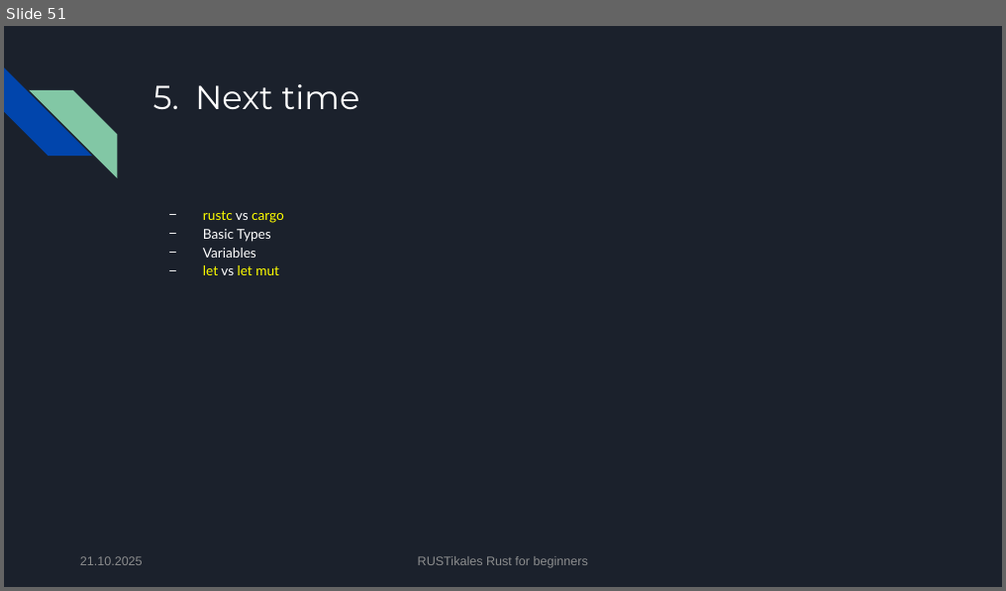
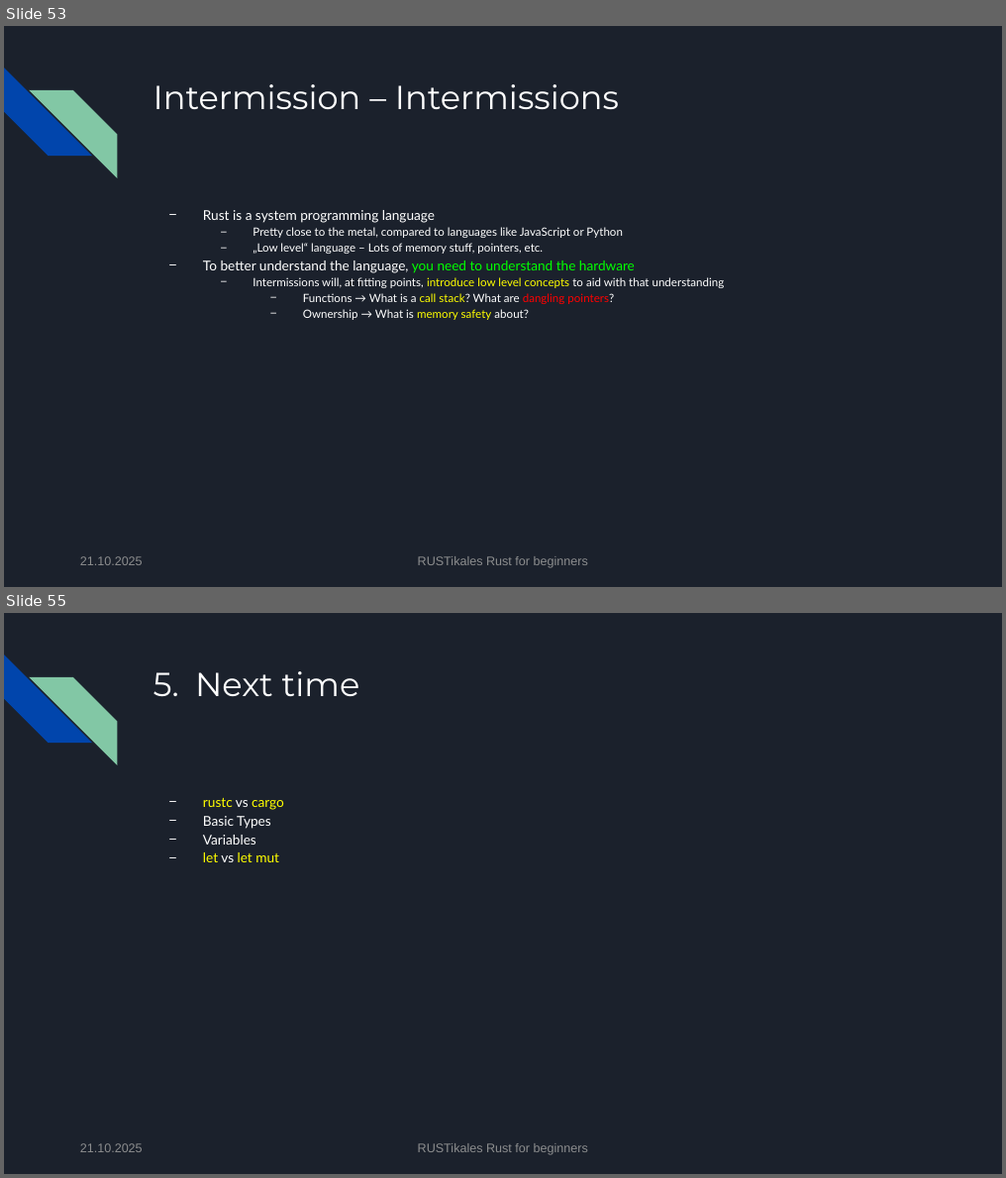
Before and after one commit to pfhaupt/progkurs, a slide deck: rust-beginner/01 - Installation/01 - original.pptx. Shown one above the other, each under a label of ours: slide 51 before the commit, slides 53 and 55 after it; the slides between them are not shown. The pictures are 1006x591 and 1006x1178 pixels, drawn with LibreOffice and Linux fonts; fonts in the diff are those of the drawing. Boxes give left, top, right and bottom in pixels: in the first picture for what was removed or moved away, otherwise in the second. Text is boxed around its words. In the diff, an @@ line names an element or a change of style, - is before the commit and + after.

Commit message:
[R-B-01] Update slides
- Add Intermission intermission

```diff
--- a/rust-beginner/01 - Installation/01 - original.pptx
+++ b/rust-beginner/01 - Installation/01 - original.pptx
@@ slide 53 added at (4, 26, 1002, 587), background #1B212C; not listed: 2 template elements that a slide beside it also shows @@
@@ title added at (153, 84, 619, 109), 32 pt, text #FFFFFF @@
+Intermission – Intermissions
@@ text added at (203, 210, 725, 320), 11 pt, text #FFFFFF @@
+− Rust is a system programming language
+  − Pretty close to the metal, compared to languages like JavaScript or Python
+  − „Low level“ language – Lots of memory stuff, pointers, etc.
+− To better understand the language, you need to understand the hardware
+  − Intermissions will, at fitting points, introduce low level concepts to aid with that understanding
+    − Functions → What is a call stack? What are dangling pointers?
+    − Ownership → What is memory safety about?
@@ text added at (80, 557, 143, 566), 12 pt, text #8D8D8F @@
+21.10.2025
@@ text added at (418, 557, 588, 569), 12 pt, text #8D8D8F @@
+RUSTikales Rust for beginners
@@ what was slide 51 is now slide 55 @@
```
Also in this commit, not shown: 3 other slides added, 1 other file.
